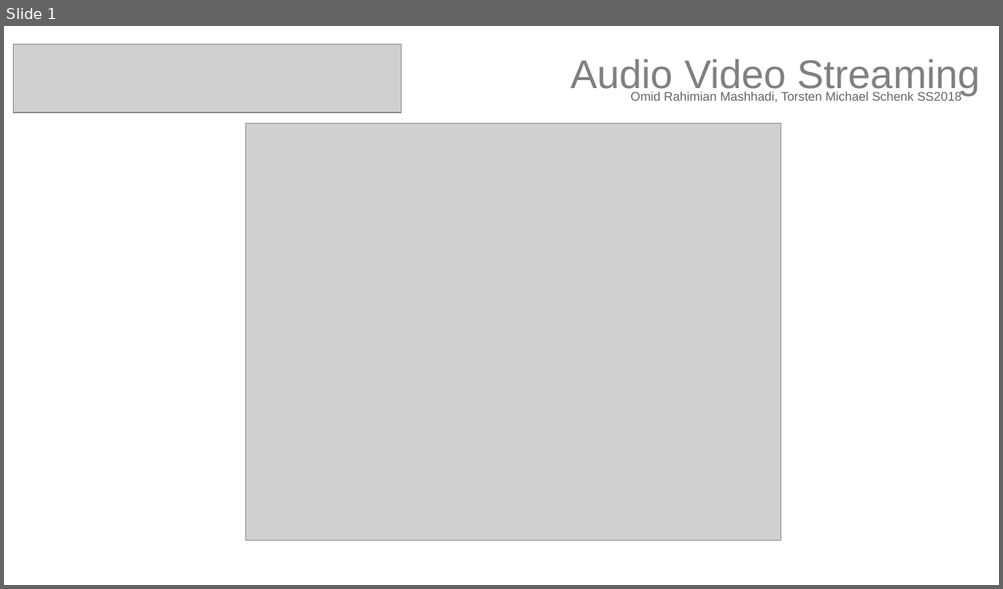
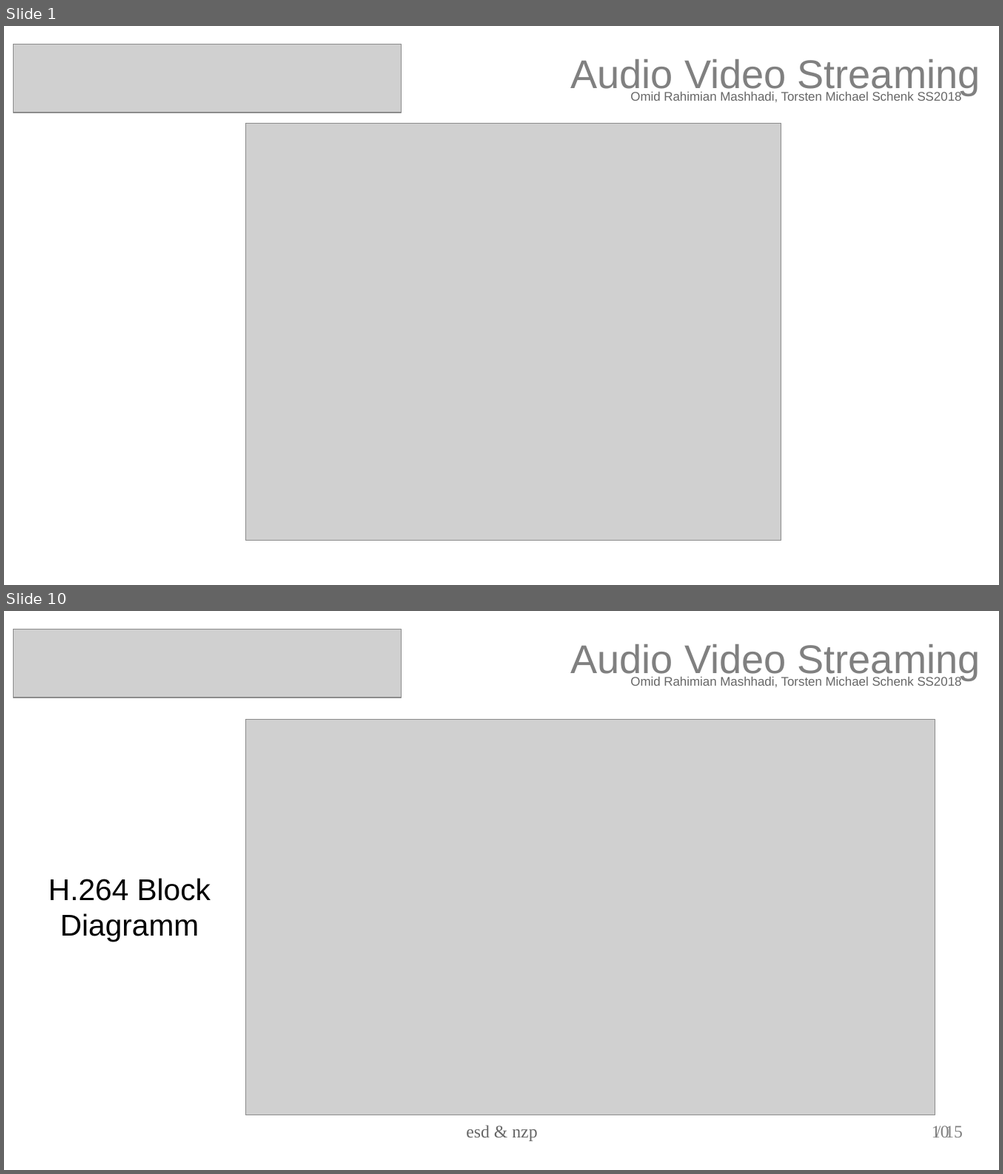
Before and after one commit to torstenschenk/beuth-avatar-ss2018, a slide deck: Presentation/Projekt/AVstreaming-Gruppe-15.odp. Shown one above the other, each under a label of ours: slide 1 before the commit, slides 1 and 10 after it; the slides between them are not shown. The pictures are 1003x589 and 1003x1174 pixels, drawn with LibreOffice and Linux fonts; fonts in the diff are those of the drawing; grey boxes stand for pictures. Boxes give left, top, right and bottom in pixels: in the first picture for what was removed or moved away, otherwise in the second. Text is boxed around its words. In the diff, an @@ line names an element or a change of style, - is before the commit and + after.

```diff
--- a/Presentation/Projekt/AVstreaming-Gruppe-15.odp
+++ b/Presentation/Projekt/AVstreaming-Gruppe-15.odp
@@ slide 10 added at bbox=[4, 611, 999, 1170], background #FFFFFF @@
@@ picture added at bbox=[13, 629, 401, 698] @@
@@ text added at bbox=[570, 644, 980, 680], 32 pt, text #808080 @@
+Audio Video Streaming
@@ text added at bbox=[630, 676, 962, 687], 10 pt, text #666666 @@
+Omid Rahimian Mashhadi, Torsten Michael Schenk SS2018
@@ picture added at bbox=[246, 719, 936, 1116] @@
@@ text added at bbox=[48, 878, 210, 942], 24 pt, text #000000 @@
+H.264 Block
+Diagramm
@@ text added at bbox=[466, 1125, 537, 1142], 14 pt, text #666666 @@
+esd & nzp
@@ page number added at bbox=[931, 1126, 949, 1138], 14 pt, text #808080 @@
+10
@@ text added at bbox=[945, 1126, 962, 1138], 14 pt, text #808080 @@
+/ 15
```
Also in this commit, not shown: 5 slides changed, 8 other slides added, 3 other files.
